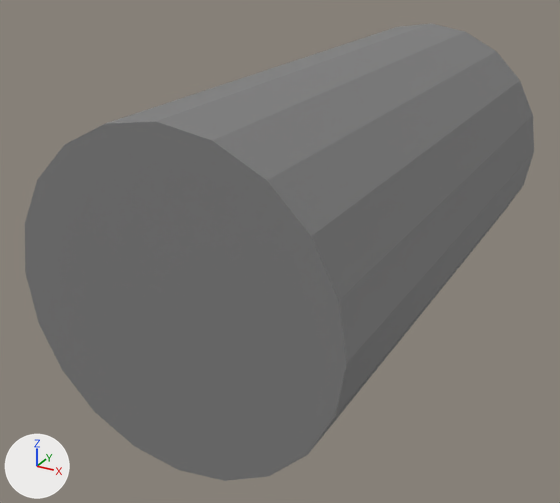
The COLLADA model eusurdf/textured_models/room73b2-georgia-emerald-mountain-0/meshes/nil_link_mesh.dae: old version first, new version second.
Camera for both pictures: a camera (50 mm lens) standing at (0.0583, -0.1775, 0.0501) and looking at (-0.0066, -0.0596, -0.0089). Every picture has the same lights, and +X, +Y and +Z are marked at lower left.

Objects in the first picture: 'nil_link'.
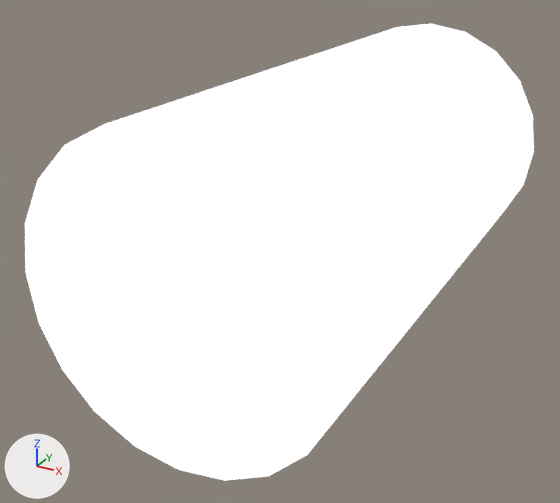
Where the newer file only moved an object's origin or applied its transform, the numbers keep the older frame.

Edits to the scene script, one JSON object a line:
```json
{"op": "add", "block": "img_can_mapped_png", "code": ["img_can_mapped_png = load_image('can_mapped.png', 'can_mapped.png', 1024, 1024, 'sRGB')"]}
{"op": "remove", "block": "mat_m0blinn20", "code": "mat_m0blinn20.base_color = (0.214, 0.214, 0.214)  # grey #7f7f7f"}
{"op": "add", "block": "mat_m0blinn20", "code": "mat_m0blinn20.texture = img_can_mapped_png"}
{"op": "add", "block": "mat_m0blinn20", "code": "mat_m0blinn20.emission_strength = 1.0"}
```

Boxes (x1, y1, x2, y2) around the edits, measured in the pictures (560 x 503 px):
```json
{"object": "nil_link", "change": "surface changed", "before": [25, 23, 534, 481], "after": [25, 23, 534, 481], "on screen": "grey to white"}
```
